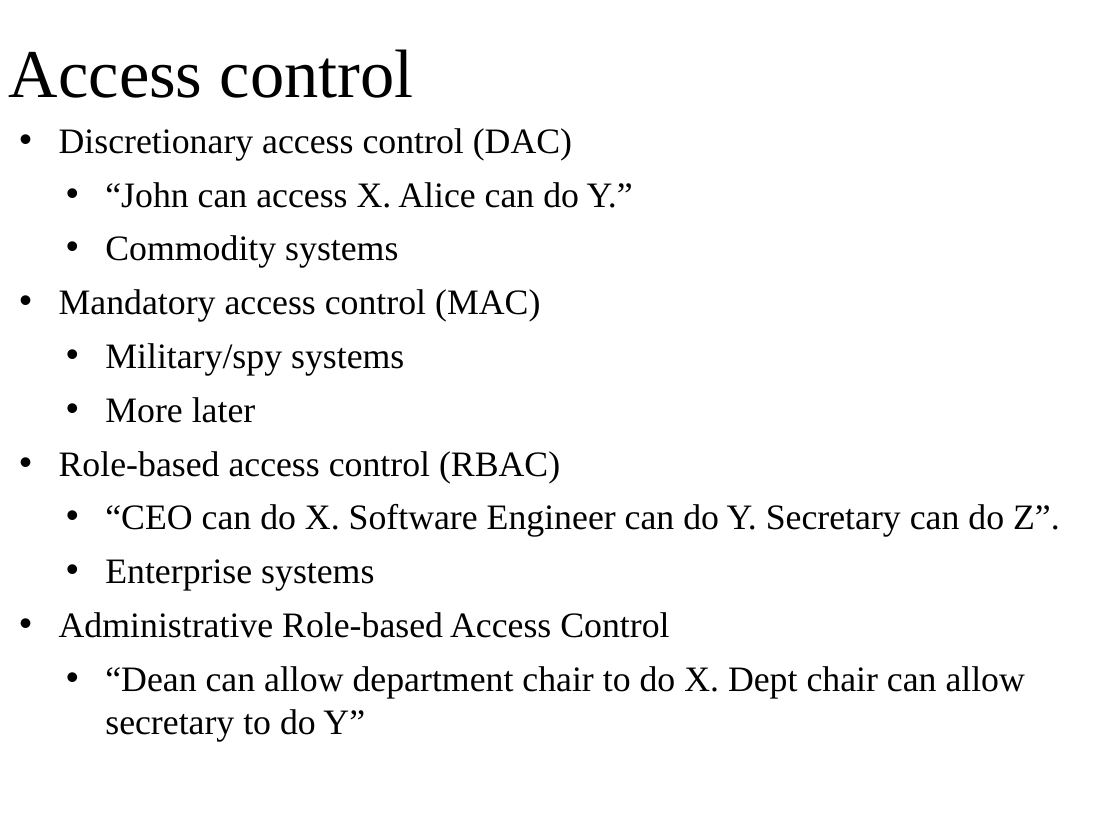
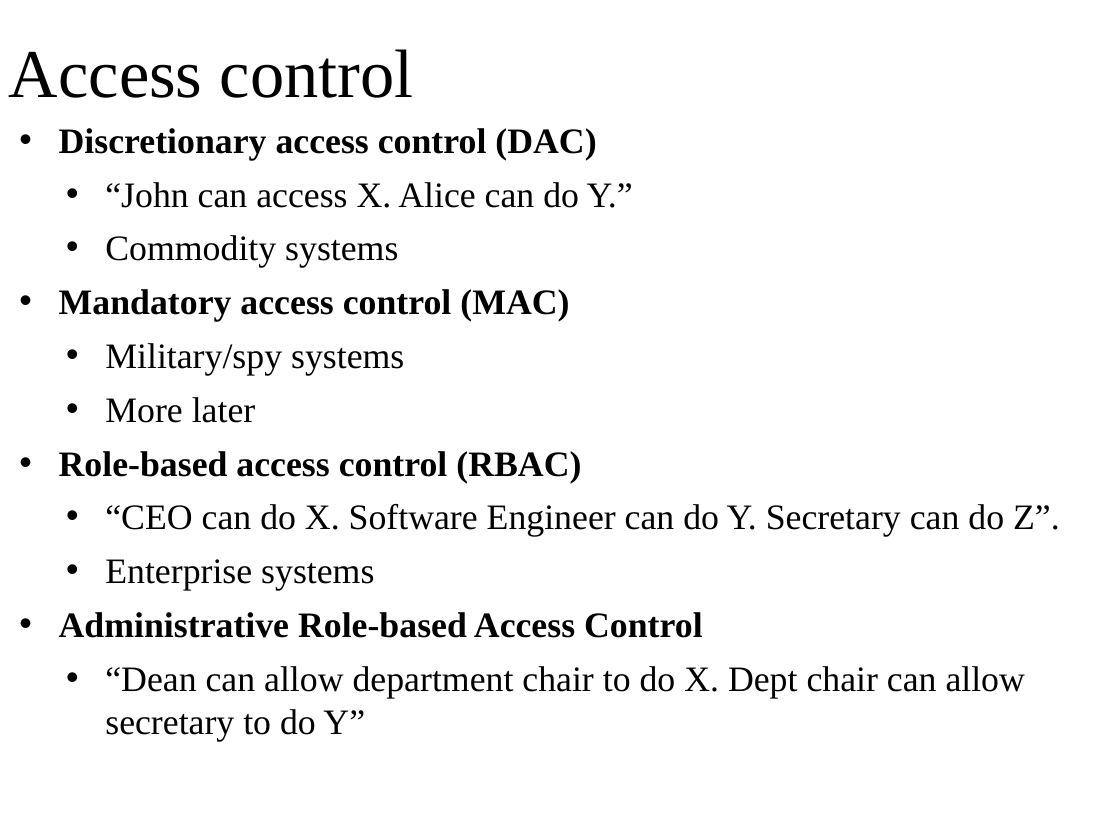
Before and after one commit to oscourse/oscourse.github.io, a slide deck: slide 14 of slides/security.pptx (slide 17 before the commit). Drawn at 1120x840 pixels with LibreOffice and Linux fonts; fonts in the diff are those of the drawing. Boxes give left, top, right and bottom in pixels: in the first picture for what was removed or moved away, otherwise in the second. Text is boxed around its words. In the diff, an @@ line names an element or a change of style, - is before the commit and + after.

```diff
--- a/slides/security.pptx
+++ b/slides/security.pptx
@@ text at (59, 128, 703, 638): bold on in "Discretionary access control (DAC)", "Mandatory access control (MAC)", "Role-based access control (RBAC)", "Administrative Role-based Access Control" @@
```
Also in this commit, not shown: 6 other slides changed, 3 slides removed, 2 other files.
